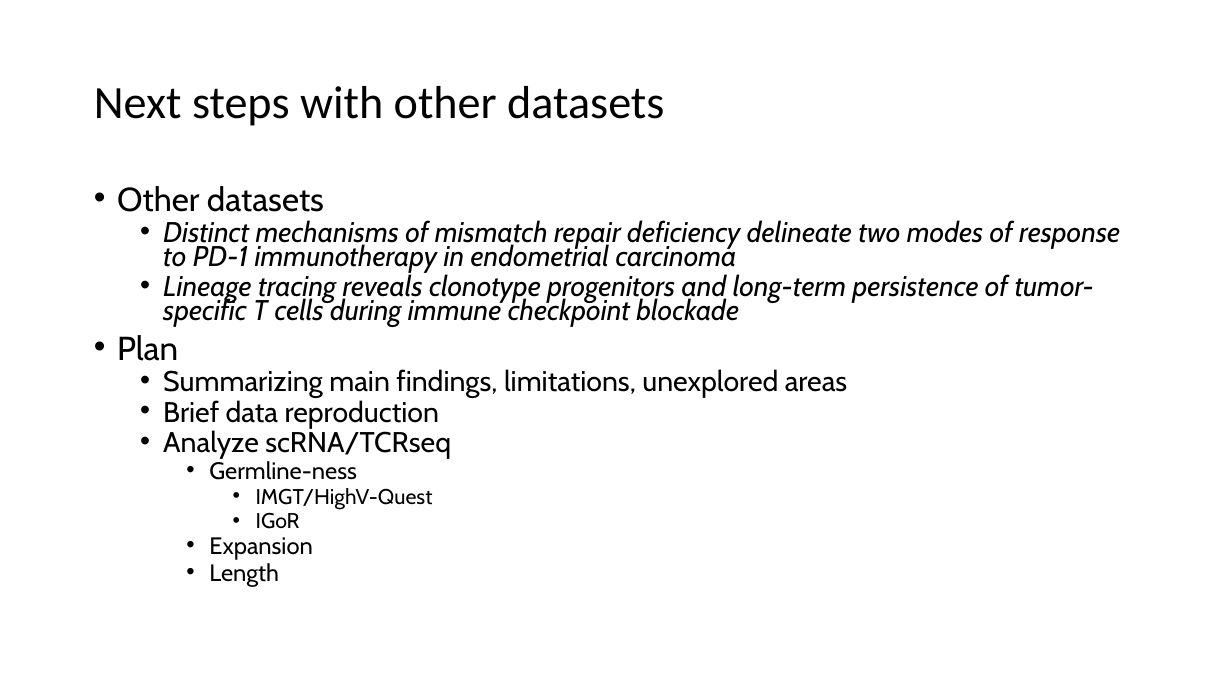
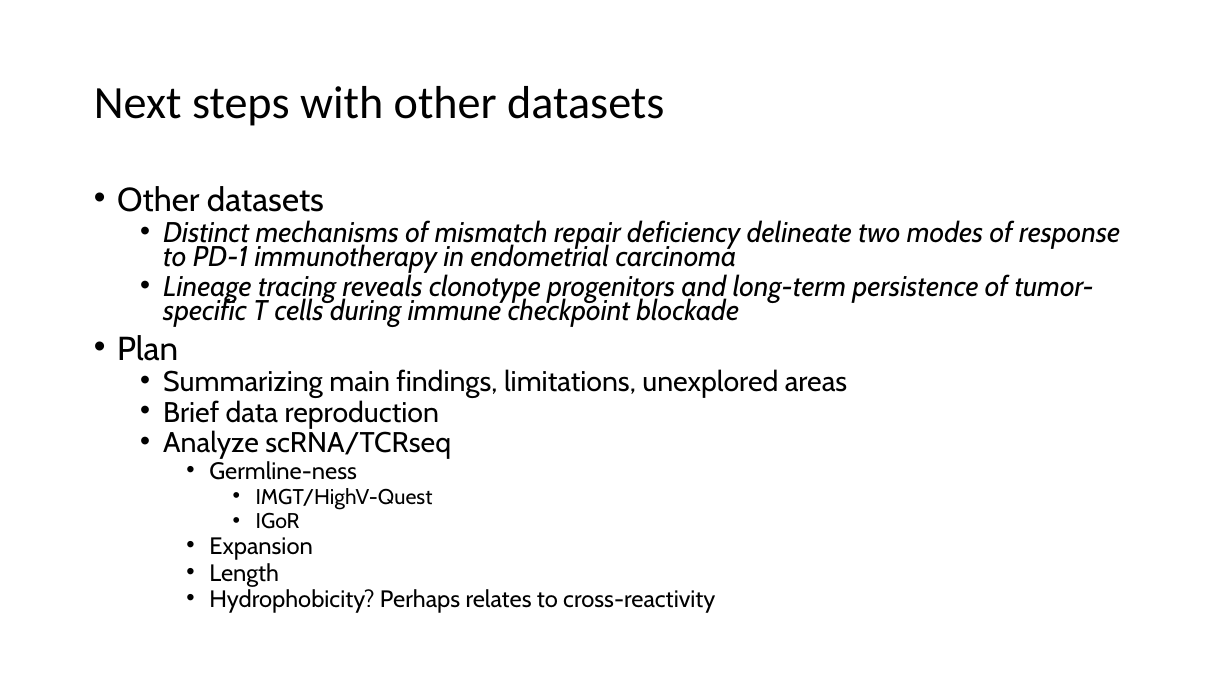
Before and after one commit to tybottorff/bottorffdocs, a slide deck: slide 13 of linsley_postdoc/presentations/weekly_meetings/10_12_23.pptx. Drawn at 1232x693 pixels with LibreOffice and Linux fonts; fonts in the diff are those of the drawing. Boxes give left, top, right and bottom in pixels: in the first picture for what was removed or moved away, otherwise in the second. Text is boxed around its words. In the diff, an @@ line names an element or a change of style, - is before the commit and + after.

```diff
--- a/linsley_postdoc/presentations/weekly_meetings/10_12_23.pptx
+++ b/linsley_postdoc/presentations/weekly_meetings/10_12_23.pptx
@@ text at (209,589,715,613): paragraph added @@
+    • Hydrophobicity? Perhaps relates to cross-reactivity
```
Also in this commit, not shown: 1 other slide changed.
